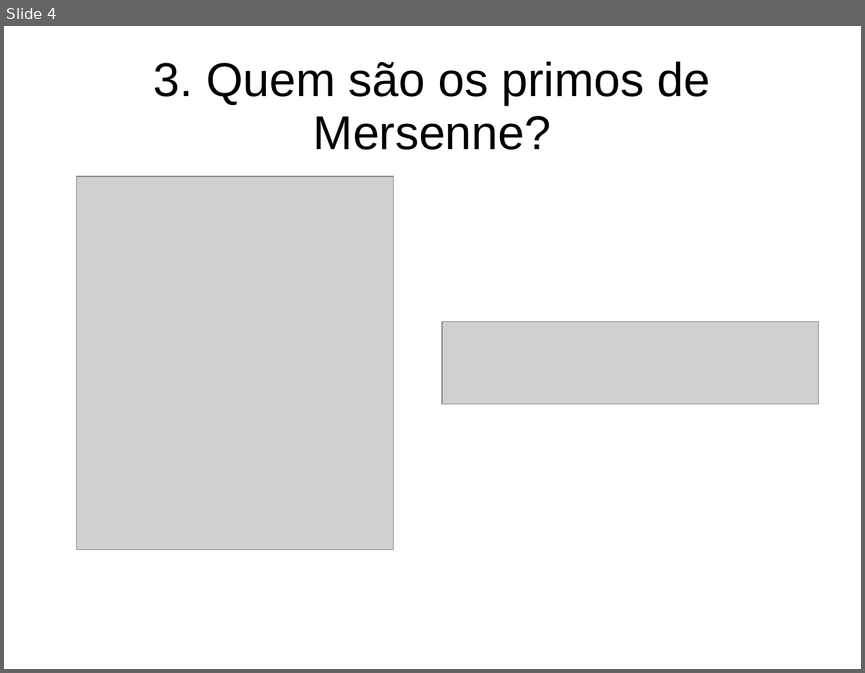
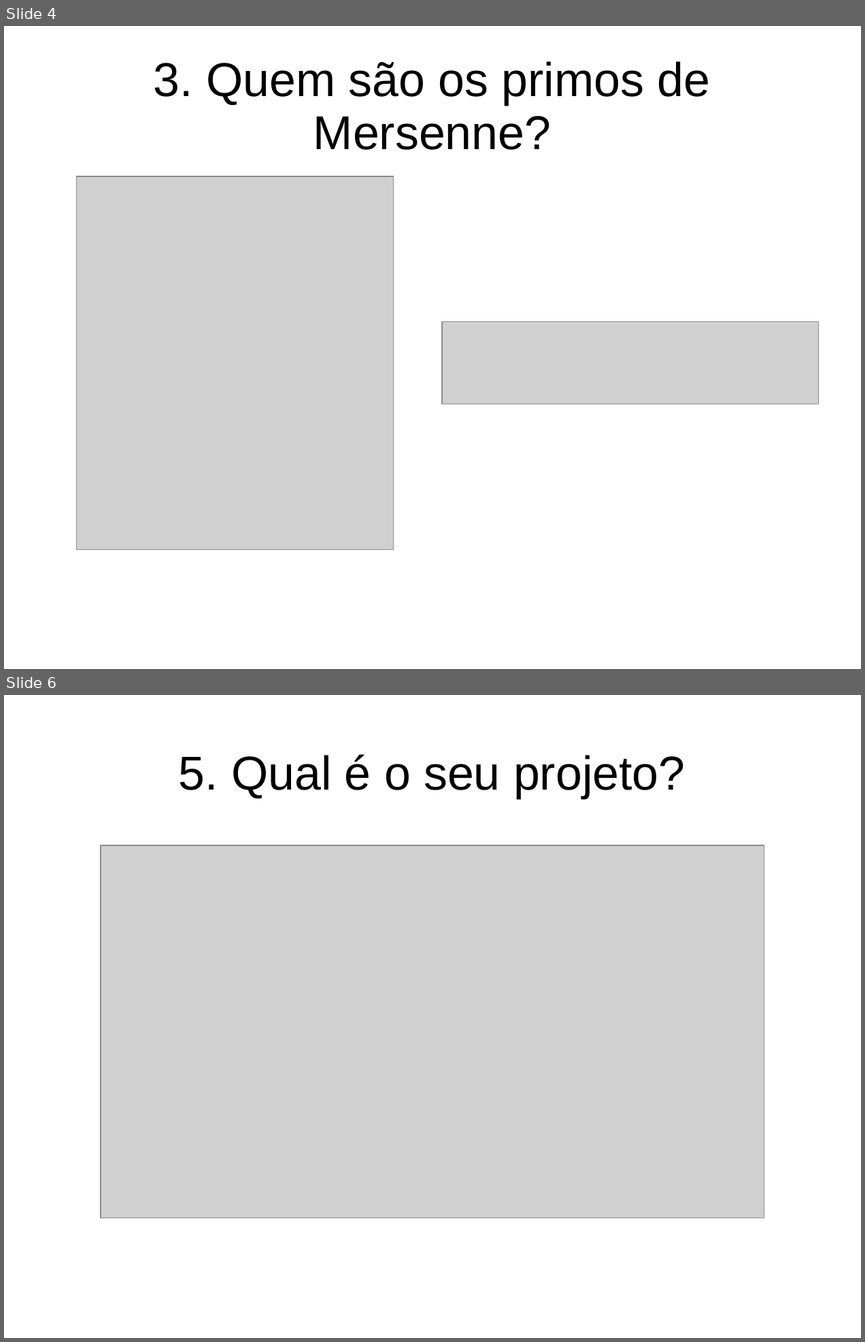
Before and after one commit to DaviAragao/clusterPrime, a slide deck: apresentacao.ppt. Shown one above the other, each under a label of ours: slide 4 before the commit, slides 4 and 6 after it; the slides between them are not shown. The pictures are 865x673 and 865x1342 pixels, drawn with LibreOffice and Linux fonts; fonts in the diff are those of the drawing; grey boxes stand for pictures. Boxes give left, top, right and bottom in pixels: in the first picture for what was removed or moved away, otherwise in the second. Text is boxed around its words. In the diff, an @@ line names an element or a change of style, - is before the commit and + after.

```diff
--- a/apresentacao.ppt
+++ b/apresentacao.ppt
@@ slide 6 added at <box>4,695,861,1338</box>, background #FFFFFF @@
@@ title added at <box>179,754,685,799</box>, 44 pt, text #000000 @@
+5. Qual é o seu projeto?
@@ picture added at <box>101,845,764,1217</box> @@
```
Also in this commit, not shown: 3 slides changed, 2 other slides added, 1 slide removed.
